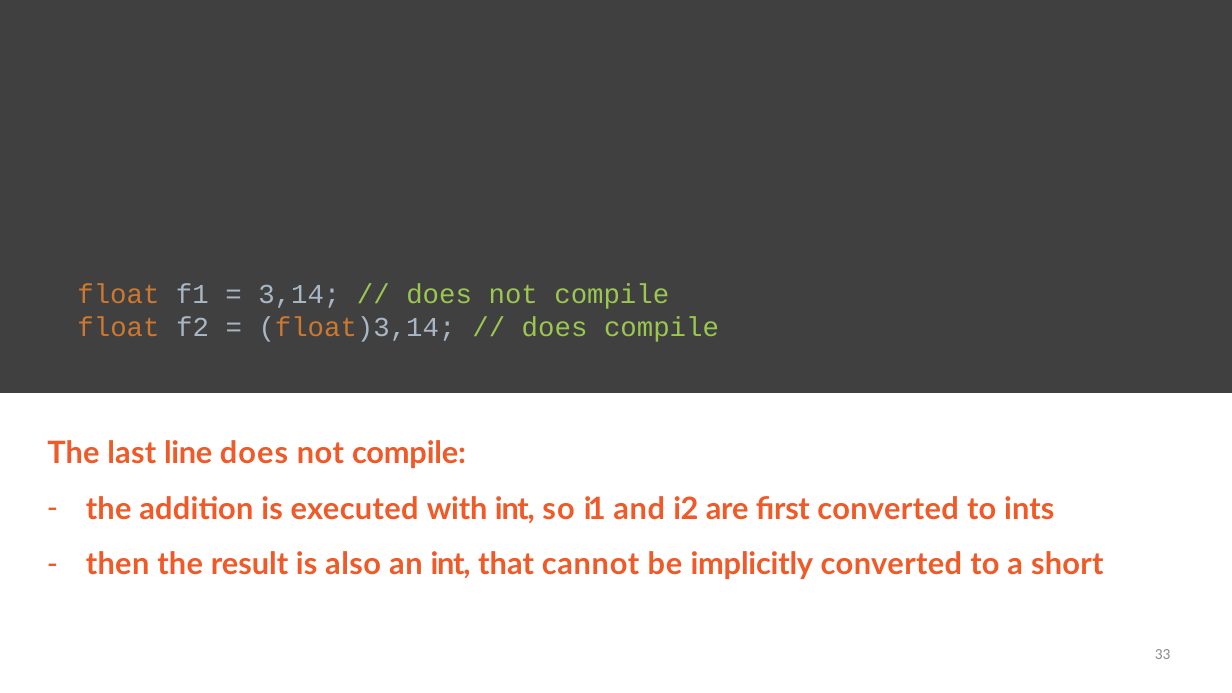
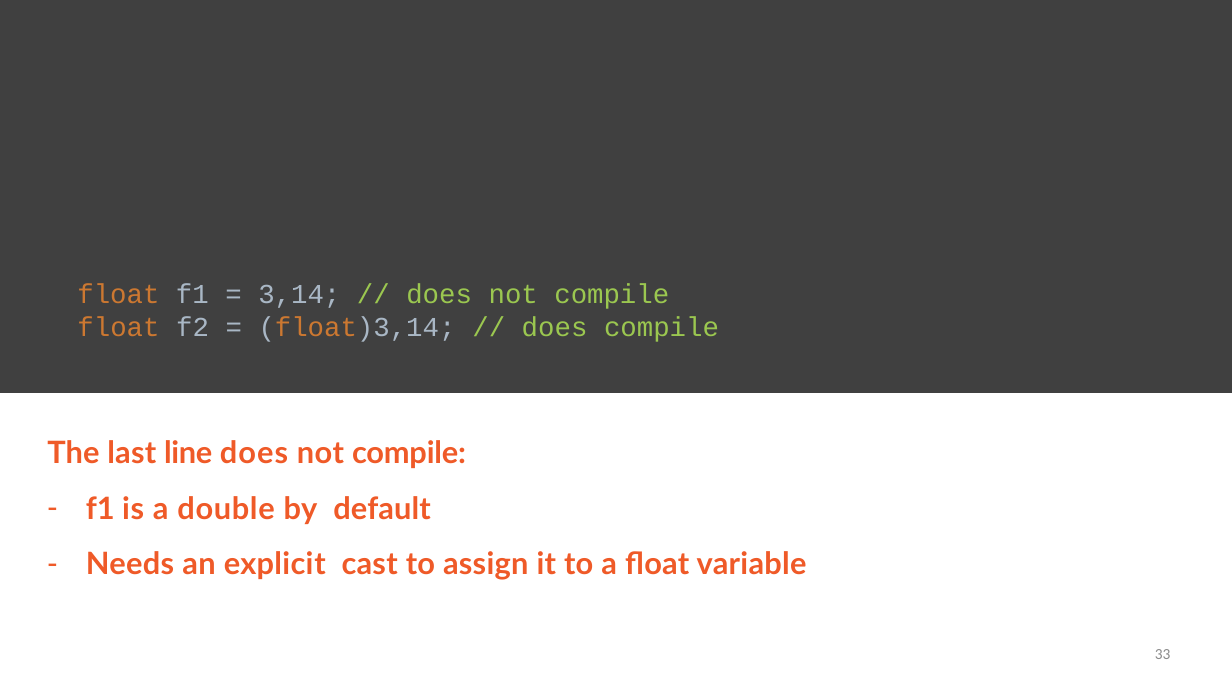
Before and after one commit to StevenJoseph19/DXC-FSD, a slide deck: slide 33 of 1. Core Java/Day 1/Slides/1. Modeling Object Behavior with Interfaces/modeling-object-behavior-with-interfaces-slides.pptx. Drawn at 1232x693 pixels with LibreOffice and Linux fonts; fonts in the diff are those of the drawing. Boxes give left, top, right and bottom in pixels: in the first picture for what was removed or moved away, otherwise in the second. Text is boxed around its words. In the diff, an @@ line names an element or a change of style, - is before the commit and + after.

```diff
--- a/1. Core Java/Day 1/Slides/1. Modeling Object Behavior with Interfaces/modeling-object-behavior-with-interfaces-slides.pptx
+++ b/1. Core Java/Day 1/Slides/1. Modeling Object Behavior with Interfaces/modeling-object-behavior-with-interfaces-slides.pptx
@@ text at box(86, 496, 807, 580): text changed @@
-– the addition is executed with int, so i1 and i2 are first converted to ints
-– then the result is also an int, that cannot be implicitly converted to a short
+– f1 is a double by default
+– Needs an explicit cast to assign it to a float variable
```
Also in this commit, not shown: 1 slide removed, 1 other file.
